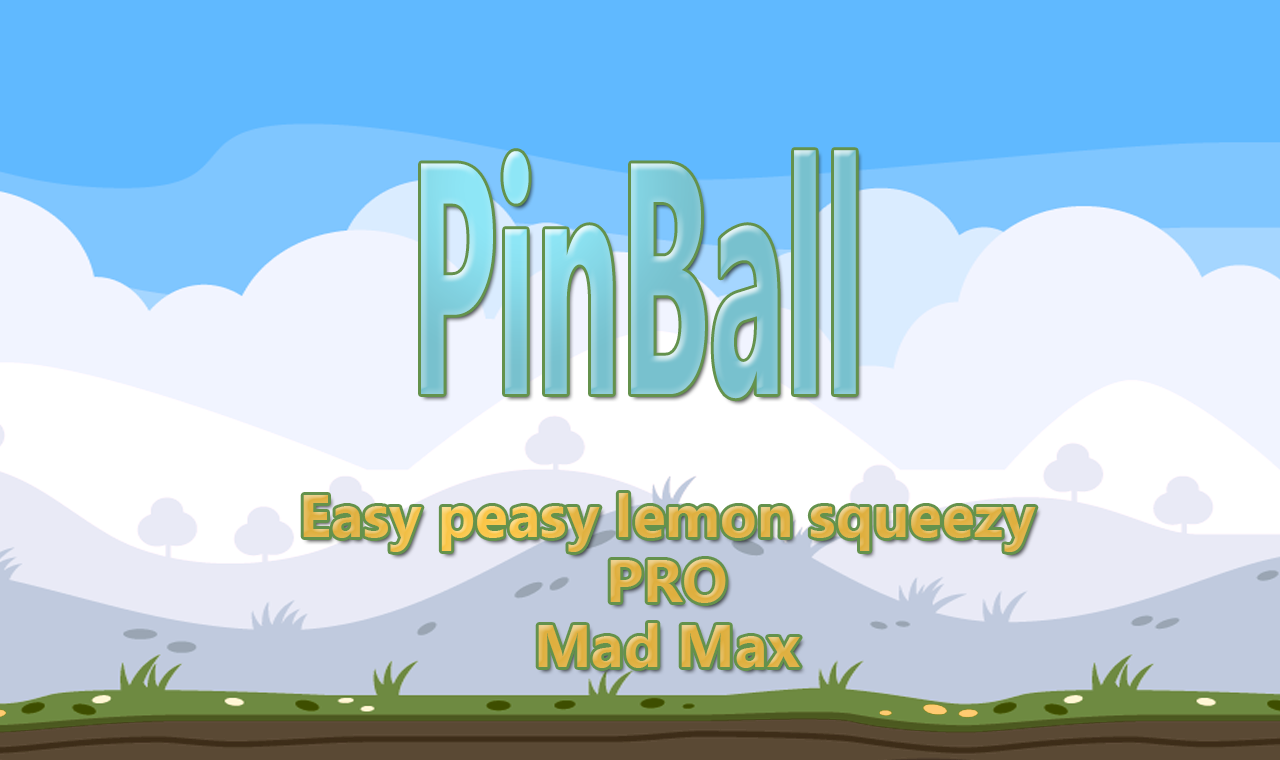
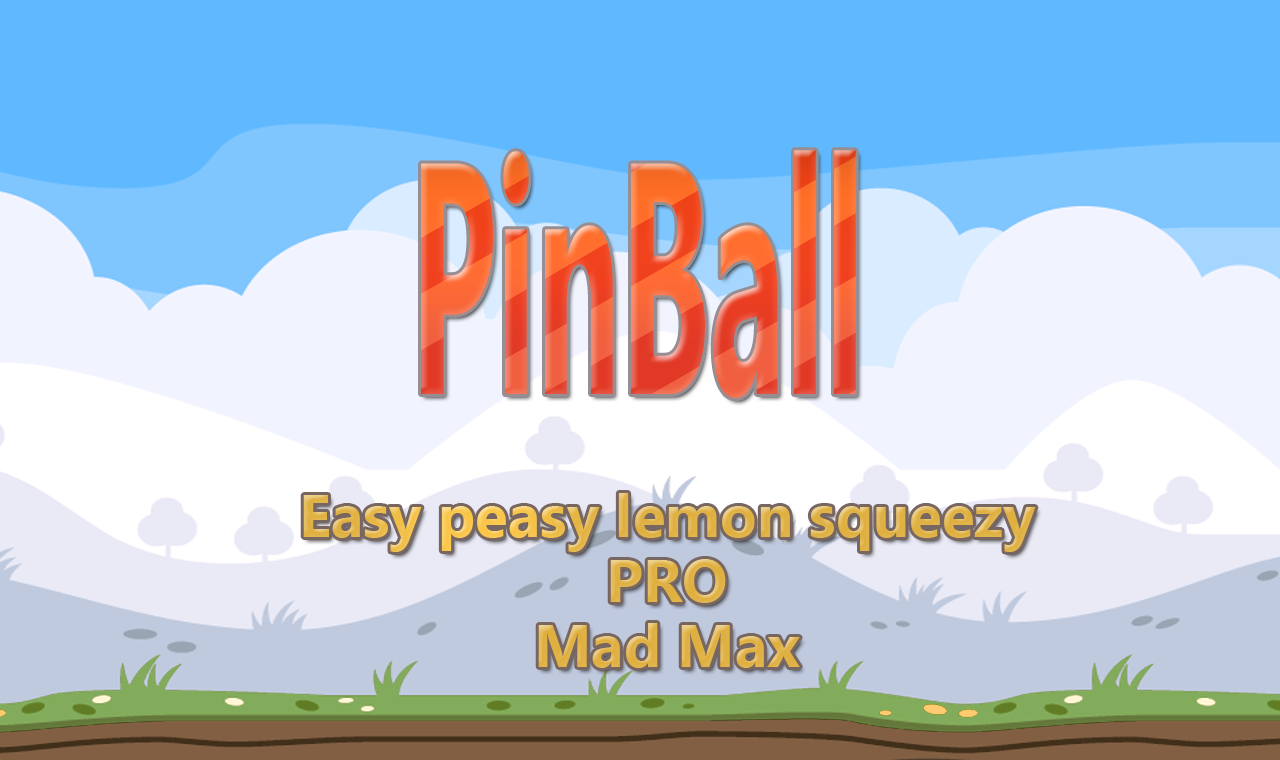
Two versions of the same layered image (1280x760). Layer-by-layer changes:
added layer "Color Fill 1" (51%) above "PinBall" over [0, 147, 1280, 760]
painted on "Layer 5" over [0, 656, 1280, 760]
removed layer "Layer 3" over [0, 147, 1280, 760]
removed layer "Background" over [0, 147, 1280, 760]
